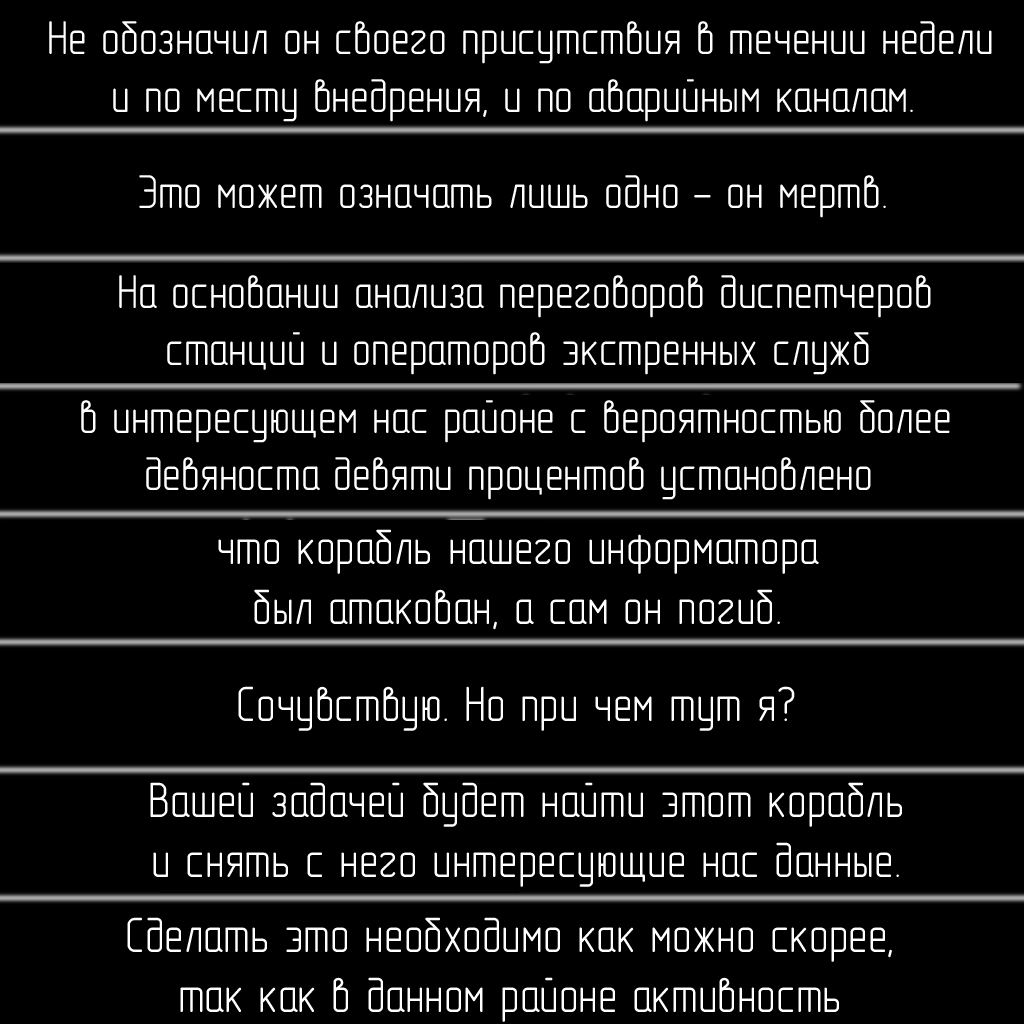
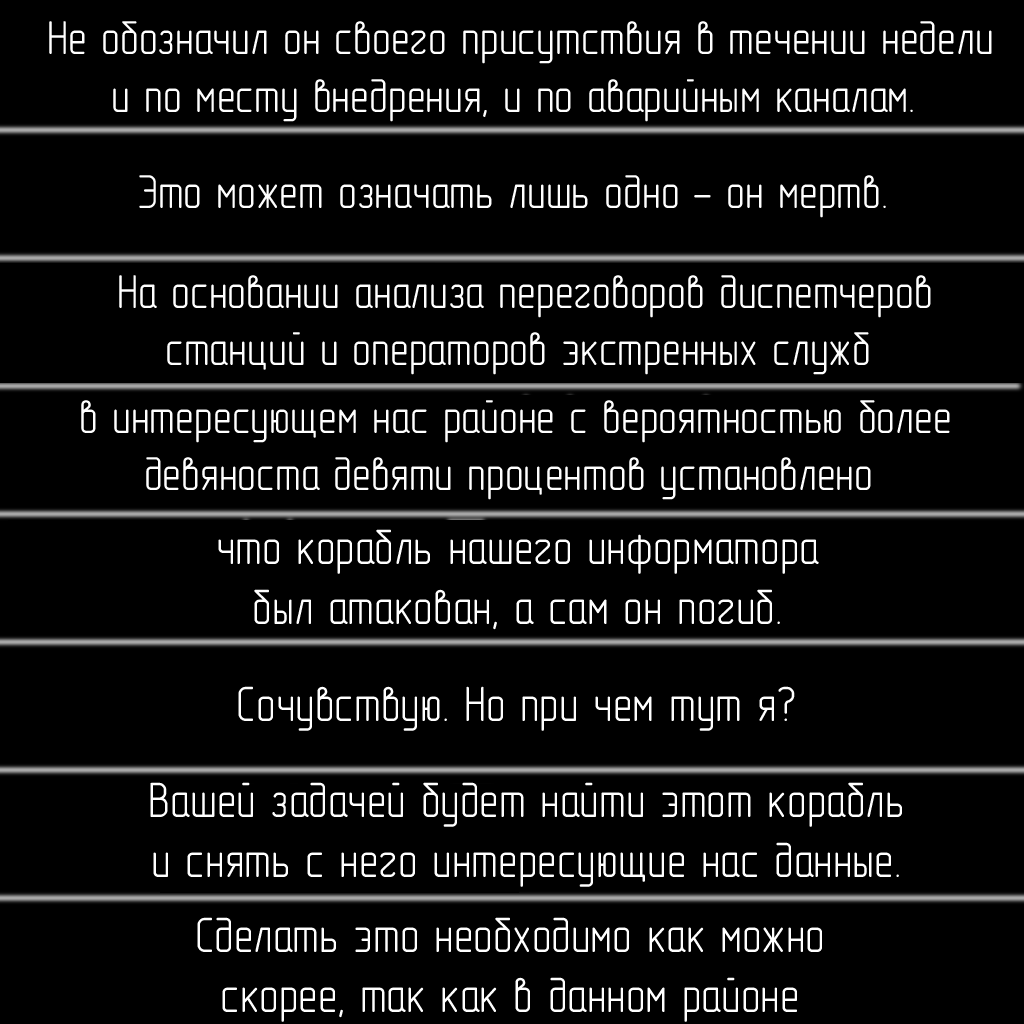
Revision of a layered w=1024, h=1024 image; what changed, layer by layer:
painted on "Сделать это необходимо как можно скорее, так как в данном район" over 127, 917, 892, 1022
